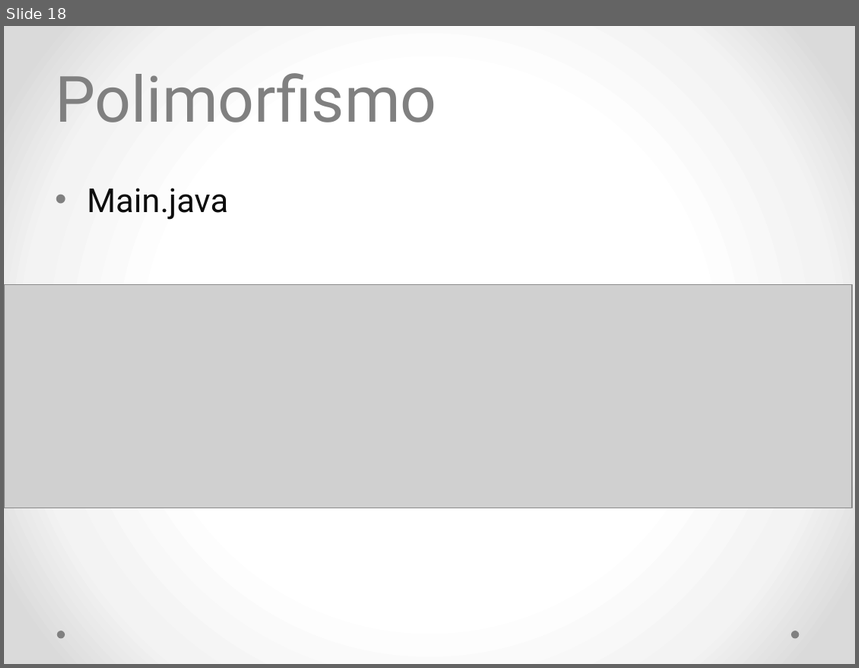
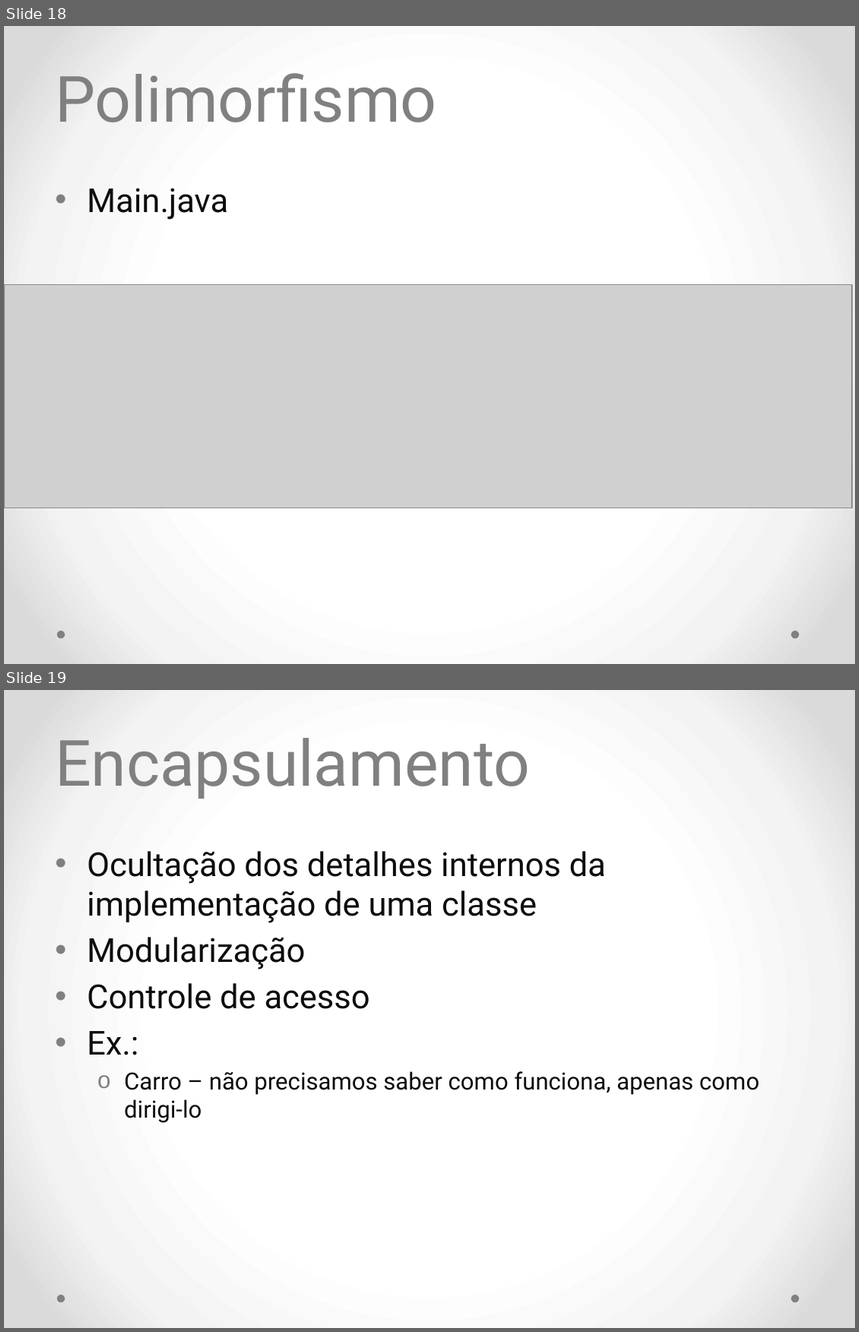
Before and after one commit to diogosm/cetam-lpoo-1, a slide deck: slides/aula 2.pptx. Shown one above the other, each under a label of ours: slide 18 before the commit, slides 18 and 19 after it. The pictures are 859x668 and 859x1332 pixels, drawn with LibreOffice and Linux fonts; fonts in the diff are those of the drawing; grey boxes stand for pictures. Boxes give left, top, right and bottom in pixels: in the first picture for what was removed or moved away, otherwise in the second. Text is boxed around its words. In the diff, an @@ line names an element or a change of style, - is before the commit and + after.

```diff
--- a/slides/aula 2.pptx
+++ b/slides/aula 2.pptx
@@ slide 19 added at bbox=[4, 690, 855, 1328], background gradient #FFFFFF to #F4F4F4 to #DADADA; not listed: 2 template elements that a slide beside it also shows @@
@@ title added at bbox=[55, 738, 530, 799], 54 pt, text #808080 @@
+Encapsulamento
@@ text added at bbox=[87, 851, 759, 1123], 28 pt, text #0D0D0D @@
+• Ocultação dos detalhes internos da implementação de uma classe
+• Modularização
+• Controle de acesso
+• Ex.:
+  o Carro – não precisamos saber como funciona, apenas como dirigi-lo
```
Also in this commit, not shown: 4 slides changed, 17 other slides added, 1 other file.
